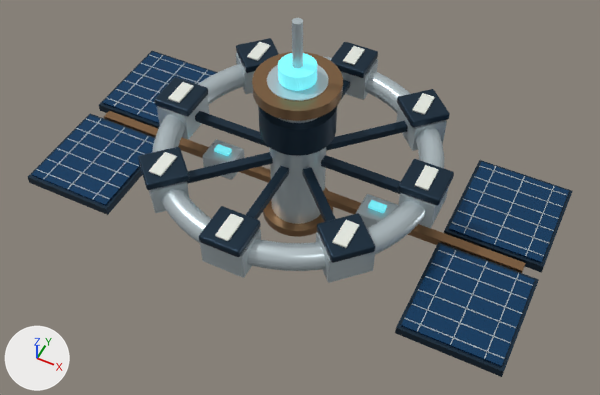
A saved change to the glTF model space-battleship/assets/planets/orbital/models/auto_explore.glb.
Camera for both pictures: a camera (50 mm lens) standing at (3.57, -7.07, 7.93) and looking at (0.33, -0.59, -0.17). Lighting does not change. The marker at lower left points along +X, +Y and +Z. The first picture is the older version. Where no turn or scale is listed for an object, it has been applied to the vertices. Vertices at exactly the same position are counted once.

The first picture shows 'AnimatedHardware', 'StaticHull'.
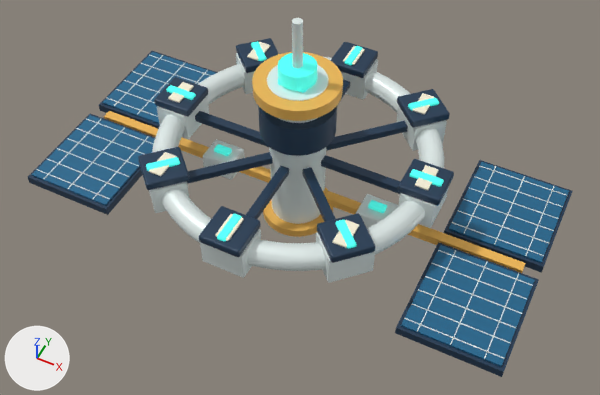
Scene script edits in JSON lines:
```json
{"op": "set", "path": "mat_01_ceramic_titanium.base_color", "old": "(0.533, 0.617, 0.651)", "new": "(0.791, 0.88, 0.863)", "note": "light grey #c1ced3 -> white #e6f1ef"}
{"op": "set", "path": "mat_01_ceramic_titanium.metallic", "old": "0.48", "new": "0.12"}
{"op": "set", "path": "mat_01_ceramic_titanium.roughness", "old": "0.32", "new": "0.42"}
{"op": "set", "path": "mat_02_structural_graphite.metallic", "old": "0.72", "new": "0.12"}
{"op": "set", "path": "mat_05_cyan_navigation_glass.base_color", "old": "(0.156, 0.716, 0.799)", "new": "(0.0595, 0.823, 0.708)", "note": "cyan #6edce7 -> cyan #45eadb"}
{"op": "set", "path": "mat_05_cyan_navigation_glass.emission_color", "old": "(0.125, 0.573, 0.639)", "new": "(0.0327, 0.453, 0.39)", "note": "cyan #63c7d1 -> cyan #33b3a8"}
{"op": "set", "path": "mat_06_service_markings.base_color", "old": "(0.839, 0.871, 0.807)", "new": "(1.0, 0.939, 0.738)", "note": "white #ecf0e8 -> pale yellow #fff8df"}
{"op": "set", "path": "mat_03_copper_thermal_hardware.base_color", "old": "(0.319, 0.178, 0.0844)", "new": "(0.905, 0.497, 0.0976)", "note": "brown #997552 -> orange #f4bb58"}
{"op": "set", "path": "mat_03_copper_thermal_hardware.metallic", "old": "0.75", "new": "0.12"}
{"op": "set", "path": "mat_03_copper_thermal_hardware.roughness", "old": "0.3", "new": "0.42"}
{"op": "set", "path": "mat_04_photovoltaic_glass.base_color", "old": "(0.00857, 0.0666, 0.175)", "new": "(0.016, 0.147, 0.292)", "note": "dark blue #174974 -> blue #226b93"}
{"op": "set", "path": "mat_04_photovoltaic_glass.metallic", "old": "0.65", "new": "0.25"}
{"block": "me_mesh_6_001", "where": "# used by ob_animatedhardware; location = (0.0, 0.0, 0.0)"}
{"op": "remove", "block": "me_mesh_6_001", "code": "me_mesh_6_001.from_pydata(...)  # 3319 vertices, 6434 faces; spans x -2.08..2.08, y -2.08..2.08, z -0.21..0.36"}
{"op": "add", "block": "me_mesh_6_001", "code": "me_mesh_6_001.from_pydata(...)  # 3511 vertices, 6786 faces; spans x -2.08..2.08, y -2.08..2.08, z -0.21..0.37"}
{"block": "me_mesh_6_001", "change": "me_mesh_6_001 part 1: a new loose piece of 24 vertices spanning x 1.59..2.01, y -0.06..0.06, z 0.27..0.37, in mat_05_cyan_navigation_glass (cyan #45eadb, glowing cyan #33b3a8)"}
{"block": "me_mesh_6_001", "change": "me_mesh_6_001 part 2: a new loose piece of 24 vertices spanning x -0.06..0.06, y -2.01..-1.59, z 0.27..0.37, in mat_05_cyan_navigation_glass (cyan #45eadb, glowing cyan #33b3a8)"}
{"block": "me_mesh_6_001", "change": "me_mesh_6_001 part 3: a new loose piece of 24 vertices spanning x -2.01..-1.59, y -0.06..0.06, z 0.27..0.37, in mat_05_cyan_navigation_glass (cyan #45eadb, glowing cyan #33b3a8)"}
{"block": "me_mesh_6_001", "change": "me_mesh_6_001 part 4: a new loose piece of 24 vertices spanning x -0.06..0.06, y 1.59..2.01, z 0.27..0.37, in mat_05_cyan_navigation_glass (cyan #45eadb, glowing cyan #33b3a8)"}
{"block": "me_mesh_6_001", "change": "me_mesh_6_001 part 5: 24 vertices added at x 1.09..1.45, y -1.45..-1.09, z 0.27..0.37"}
{"block": "me_mesh_6_001", "change": "me_mesh_6_001 part 6: 24 vertices added at x -1.45..-1.09, y -1.45..-1.09, z 0.27..0.37"}
{"block": "me_mesh_6_001", "change": "me_mesh_6_001 part 7: 24 vertices added at x -1.45..-1.09, y 1.09..1.45, z 0.27..0.37"}
{"block": "me_mesh_6_001", "change": "me_mesh_6_001 part 8: 24 vertices added at x 1.09..1.45, y 1.09..1.45, z 0.27..0.37"}
```

Changed parts and their boxes [x1, y1, x2, y2] in the pictures (600 x 395 px):
```json
{"object": "StaticHull", "change": "recoloured, surface changed", "before": [28, 18, 572, 377], "after": [28, 18, 572, 377], "on screen": "dark blue to blue"}
{"object": "AnimatedHardware", "change": "recoloured, surface changed, reshaped", "before": [138, 38, 454, 283], "after": [138, 38, 454, 283], "on screen": "lighter"}
{"part": 1, "of": "me_mesh_6_001", "change": "added", "after": [410, 169, 444, 187]}
{"part": 2, "of": "me_mesh_6_001", "change": "added", "after": [217, 214, 242, 242]}
{"part": 3, "of": "me_mesh_6_001", "change": "added", "after": [166, 85, 196, 100]}
{"part": 4, "of": "me_mesh_6_001", "change": "added", "after": [345, 46, 363, 65]}
{"part": 5, "of": "me_mesh_6_001", "change": "added", "after": [336, 220, 357, 248]}
{"part": 6, "of": "me_mesh_6_001", "change": "added", "after": [146, 156, 180, 173]}
{"part": 7, "of": "me_mesh_6_001", "change": "added", "after": [251, 41, 270, 61]}
{"part": 8, "of": "me_mesh_6_001", "change": "added", "after": [408, 98, 439, 110]}
```
